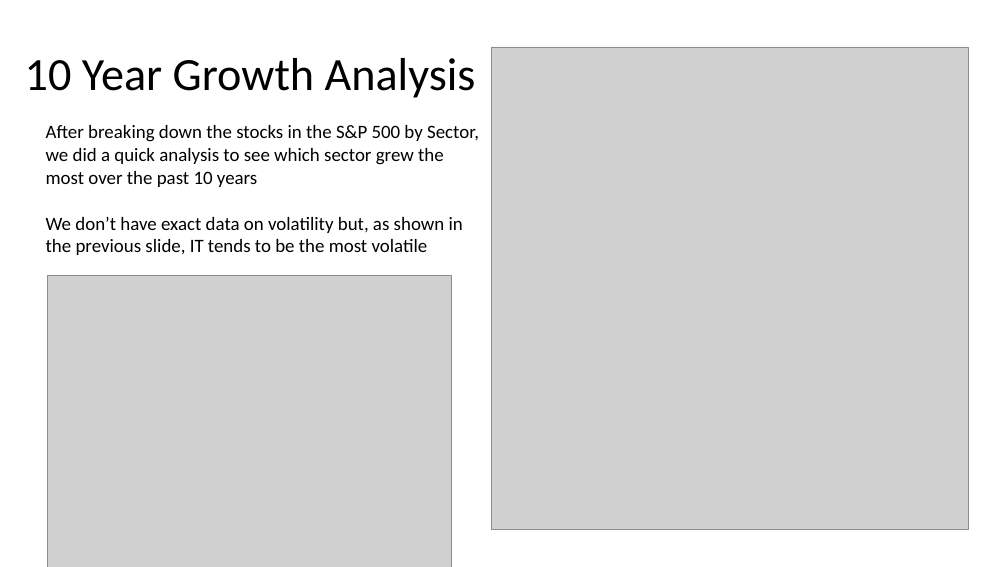
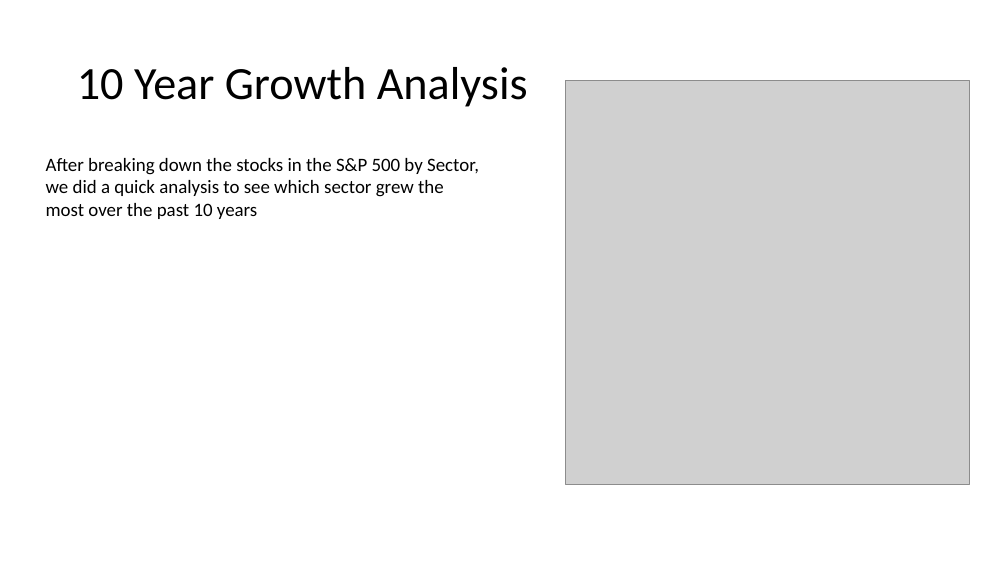
Before and after one commit to kennysiegler/first-project, a slide deck: slide 8 of presentation/Presentation2.pptx. Drawn at 1008x567 pixels with LibreOffice and Linux fonts; fonts in the diff are those of the drawing; grey boxes stand for pictures. Boxes give left, top, right and bottom in pixels: in the first picture for what was removed or moved away, otherwise in the second. Text is boxed around its words. In the diff, an @@ line names an element or a change of style, - is before the commit and + after.

```diff
--- a/presentation/Presentation2.pptx
+++ b/presentation/Presentation2.pptx
@@ title "10 Year Growth Analysis": place and size @@
-title "10 Year Growth Analysis" at (25,58,476,98)
+title "10 Year Growth Analysis" at (77,67,528,107)
@@ picture removed at (492,47,968,529) @@
@@ picture: place and size @@
-picture at (48,276,451,567)
+picture at (566,81,969,485)
@@ text "After breaking down the stocks ...": place and size @@
-text "After breaking down the stocks ..." at (46,125,479,187)
+text "After breaking down the stocks ..." at (46,158,479,219)
@@ text removed at (46,217,463,255) @@
-We don’t have exact data on volatility but, as shown in the previous slide, IT tends to be the most volatile
```
Also in this commit, not shown: 10 other slides changed, 2 slides added, 1 slide removed, 3 other files.
